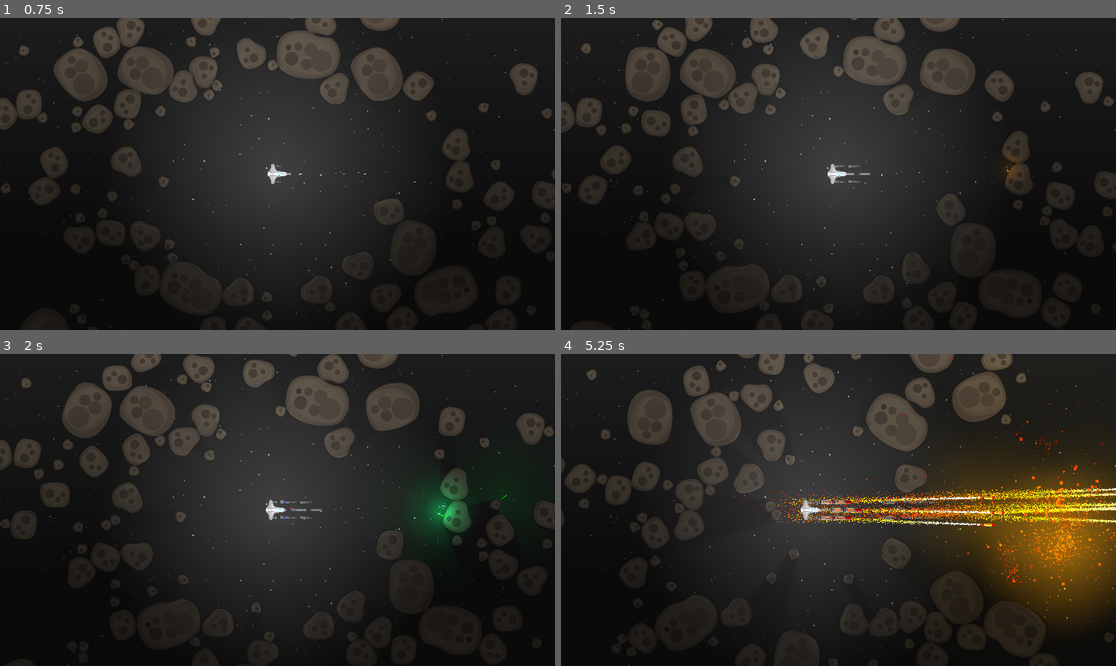
Above: before the commit, frames 1-4 (two rows, left to right).
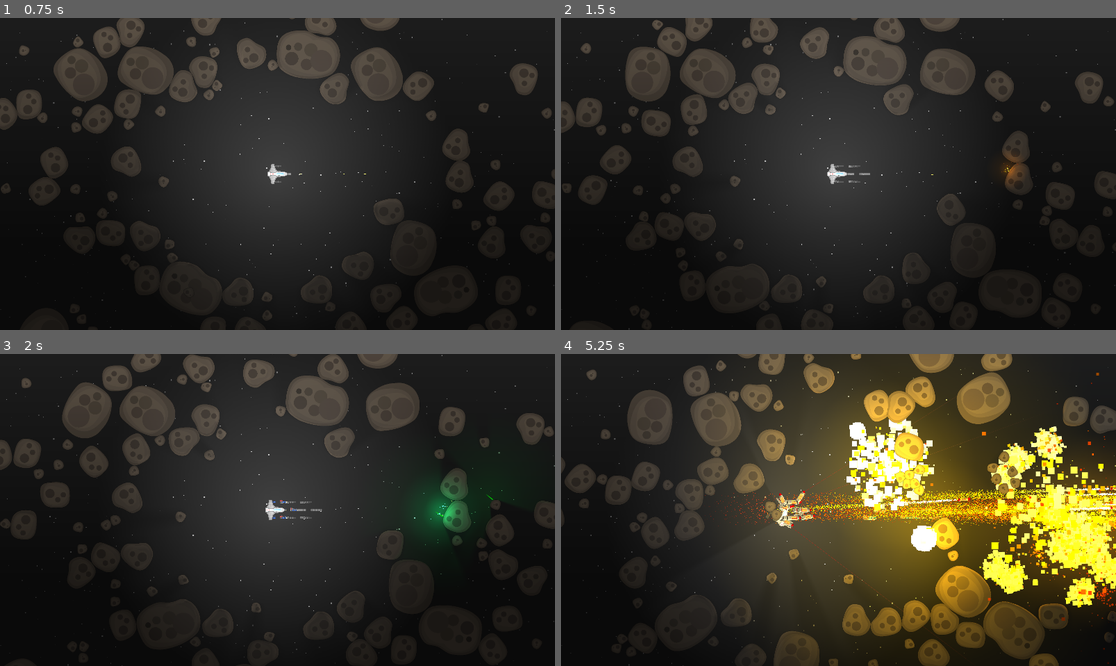
Above: after the commit, the same moments.

Repository: mkormout/graviton
Game: Godot game, scene res://world.tscn
Two runs of this game, one before a commit and one after it. Both use one fixed random seed, a clock stepped at 60 frames per second and the inputs below.
Inputs:
- Up to frame 1 (0.75 s): tap Enter at 0.5 s; hold W from 0.53 s (still down); hold G from 0.53 s (still down)
- Up to frame 2 (1.5 s): tap Space at 0.77 s; tap 1 at 0.8, 1.35 s; release W at 1.28 s; release G at 1.28 s
- Up to frame 3 (2 s): tap Space at 1.52 s; tap 2 at 1.55 s
- Up to frame 4 (5.25 s): hold 2 2.03-2.78 s; hold W 2.03-3.53 s; tap 3 at 2.3, 2.85 s; tap Space at 3.02, 3.77, 4.52 s; tap 4 at 3.05 s; hold 4 3.53-4.28 s; tap G at 3.8, 4.35 s; tap 1 at 4.55 s; hold 1 from 5.03 s (still down)

Frame 1 is identical in both runs. In frame 2, less than 0.1% of the frame differs, in the area x 47-83%, y 46-54%; in frame 3, less than 0.1%; in frame 4, 41%, in the area x 24-100%, y 0-100%.

Commit message:
G for god mode! :)

Diff:
--- a/world.gd
+++ b/world.gd
@@ -22,6 +22,7 @@
 ]
 
 var ship: MountableBody
+var godmode: bool = false
 
 # PHYSICAL LAYERS DESCRIPTION:
 # 1. Ship
@@ -82,6 +83,9 @@
 	if Input.is_key_pressed(KEY_ENTER):
 		spawn_asteroids(10)
 
+	if Input.is_key_pressed(KEY_G):
+		godmode = true
+
 func spawn_asteroids(count: int):
 	for x in range(count * 0.5):
 		add_asteroid(asteroids_small_model.pick_random())
@@ -94,6 +98,8 @@
 
 func mount_weapon(body: MountableBody, what: PackedScene, where: String):
 	var weapon = what.instantiate()
+	if godmode:
+		(weapon as MountableWeapon).rate = 0.01
 	body.mount_weapon(weapon, where)
 
 func add_asteroid(model: PackedScene):
